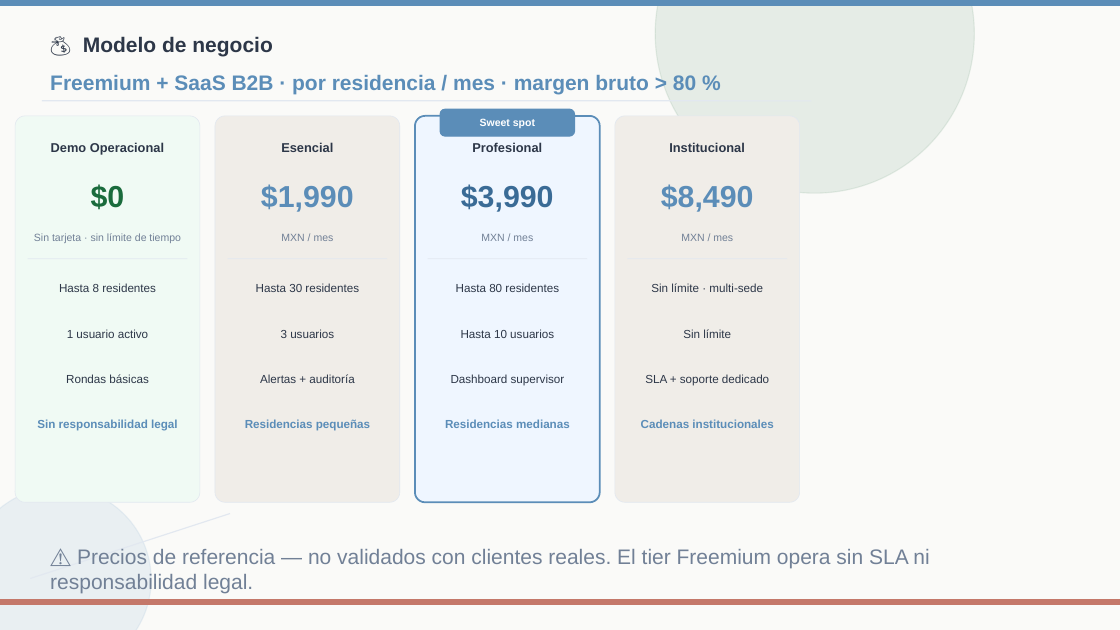
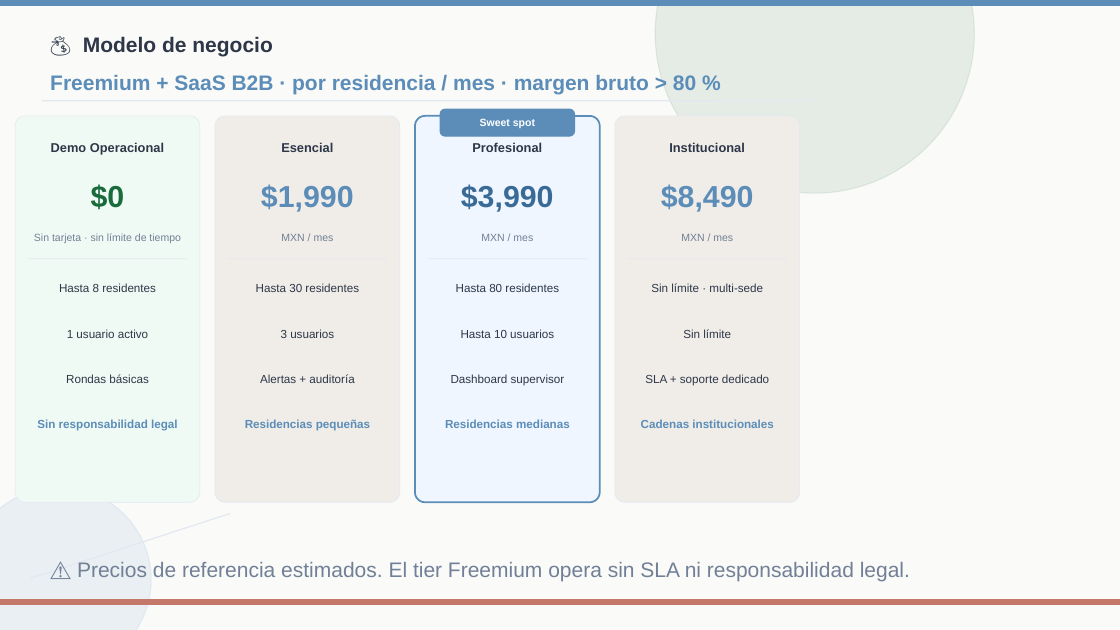
Before and after one commit to RobertMX23/CareSignalAPP, a slide deck: slide 11 of business/CareSignal_Pitch_Deck_publico.pptx. Drawn at 1120x630 pixels with LibreOffice and Linux fonts; fonts in the diff are those of the drawing. Boxes give left, top, right and bottom in pixels: in the first picture for what was removed or moved away, otherwise in the second. Text is boxed around its words. In the diff, an @@ line names an element or a change of style, - is before the commit and + after.

```diff
--- a/business/CareSignal_Pitch_Deck_publico.pptx
+++ b/business/CareSignal_Pitch_Deck_publico.pptx
@@ text at [77, 562, 910, 581]: text changed @@
-⚠️ Precios de referencia — no validados con clientes reales. El tier Freemium opera sin SLA ni responsabilidad legal.
+⚠️ Precios de referencia estimados. El tier Freemium opera sin SLA ni responsabilidad legal.
```
Also in this commit, not shown: 2 other slides changed, 1 slide added, 1 other file.
